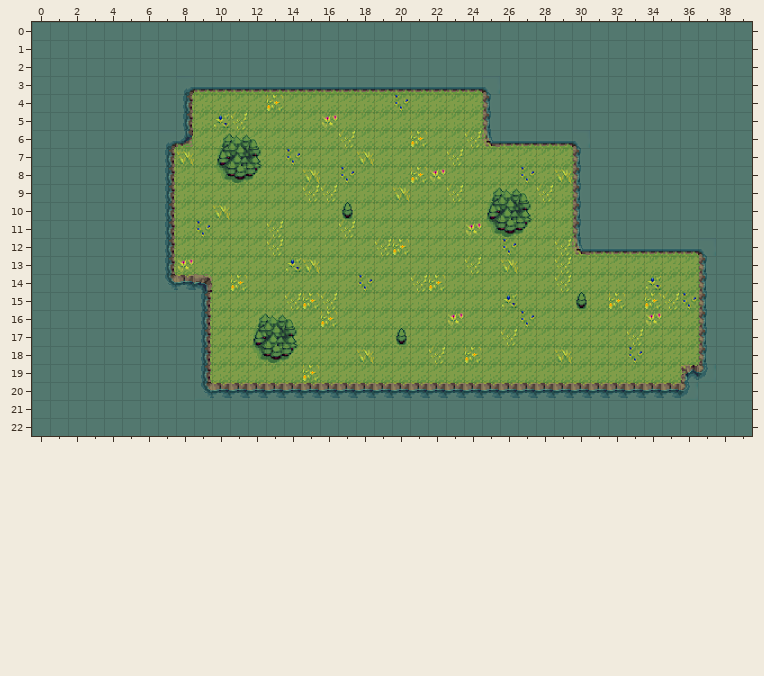
Tiled map: content/maps/map1.tmx. That is the earlier state.
Cells are 32x32 px. Shown: x 0..39, y 0..22.
After the commit:
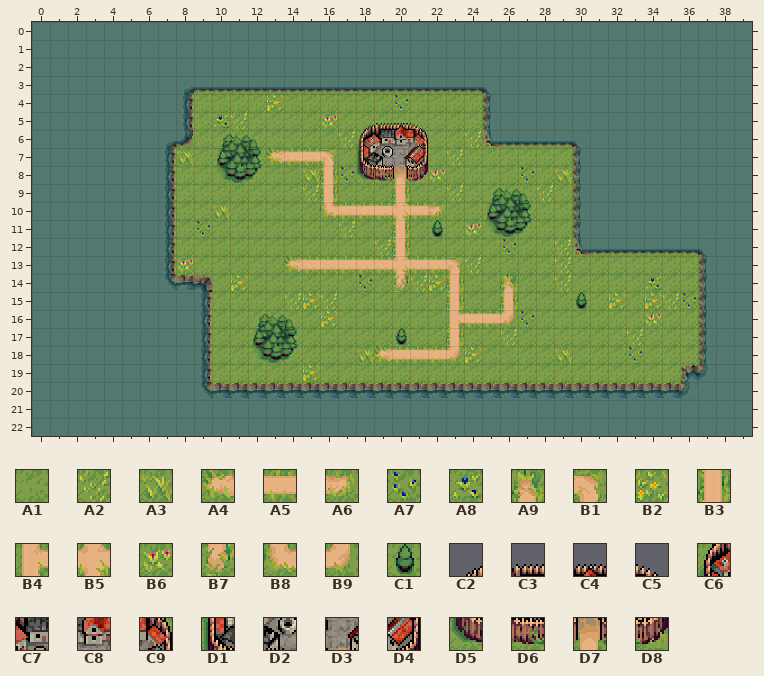
Key: from "gw_tileset": A1 0, A2 1, A3 3, A4 5, A5 6, A6 7, A7 13, A8 14, A9 16, B1 19, B2 26, B3 28, B4 29, B5 30, B6 38, B7 40, B8 41, B9 43, C1 95, C2 144, C3 145, C4 146, C5 147, C6 156, C7 157, C8 158, C9 159, D1 168, D2 169, D3 170, D4 171, D5 180, D6 181, D7 182, D8 183.
__ is an empty cell.
Tiles of an added or newly shown layer are drawn over the layers below it.
Edits made:
Layer "island":
y 6: x 18..21 A1 A1 A1 B2 -> C6 C7 C8 C9
y 7: x 13..16 A1 A7 A1 A1 -> A4 A5 A5 B1; x 18..21 A3 A1 A1 A1 -> D1 D2 D3 D4
y 8: x 16 A1 -> B3; x 18..21 A1 A1 A1 B2 -> D5 D6 D7 D8
y 9: x 16 A2 -> B3; x 20 A3 -> B3
y 10: x 16..22 A1 C1 A1 A1 A1 A1 A1 -> B8 A5 A5 A5 B5 A5 A6
y 11: x 13 A2 -> A1; x 20 A1 -> B3; x 22 A1 -> C1
y 12: x 13 A2 -> A1; x 20 B2 -> B3
y 13: x 14..23 A8 A3 A1 A1 A1 A1 A1 A1 A1 A1 -> A4 A5 A5 A5 A5 A5 B5 A5 A5 B1; x 26 A3 -> A1
y 14: x 20 A1 -> B7; x 23 A1 -> B3; x 26 A1 -> A9
y 15: x 23 A1 -> B3; x 26 A8 -> B3
y 16: x 23..26 B6 A1 A1 A1 -> B4 A5 A5 B9
y 17: x 23 A1 -> B3
y 18: x 19..23 A1 A1 A1 A2 A1 -> A4 A5 A5 A5 B9
Layer "foreground" (added):
y 5: x 18..21 __ __ __ __ -> C2 C3 C4 C5
Changed places in both pictures, as pixel boxes (x1, y1, x2, y2):
changed: (266, 123, 518, 364)
